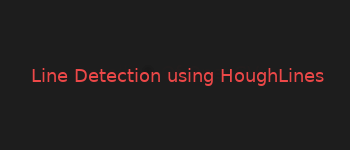
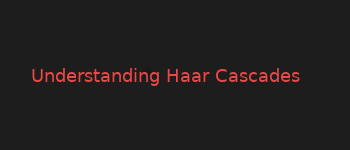
Before/after of a 350×150 layered artwork. What changed in the layer stack:
renamed "Line Detection using HoughLine..." to "Understanding Haar Cascadesaar...", painted on it over box(32, 68, 324, 86)
